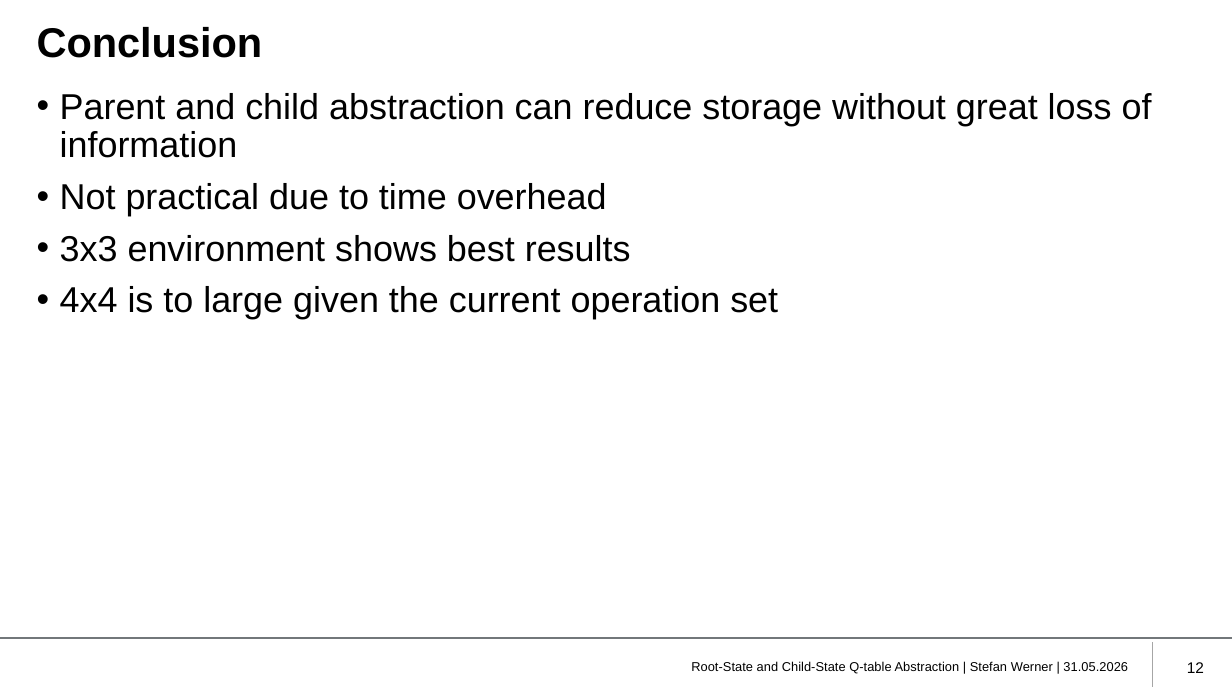
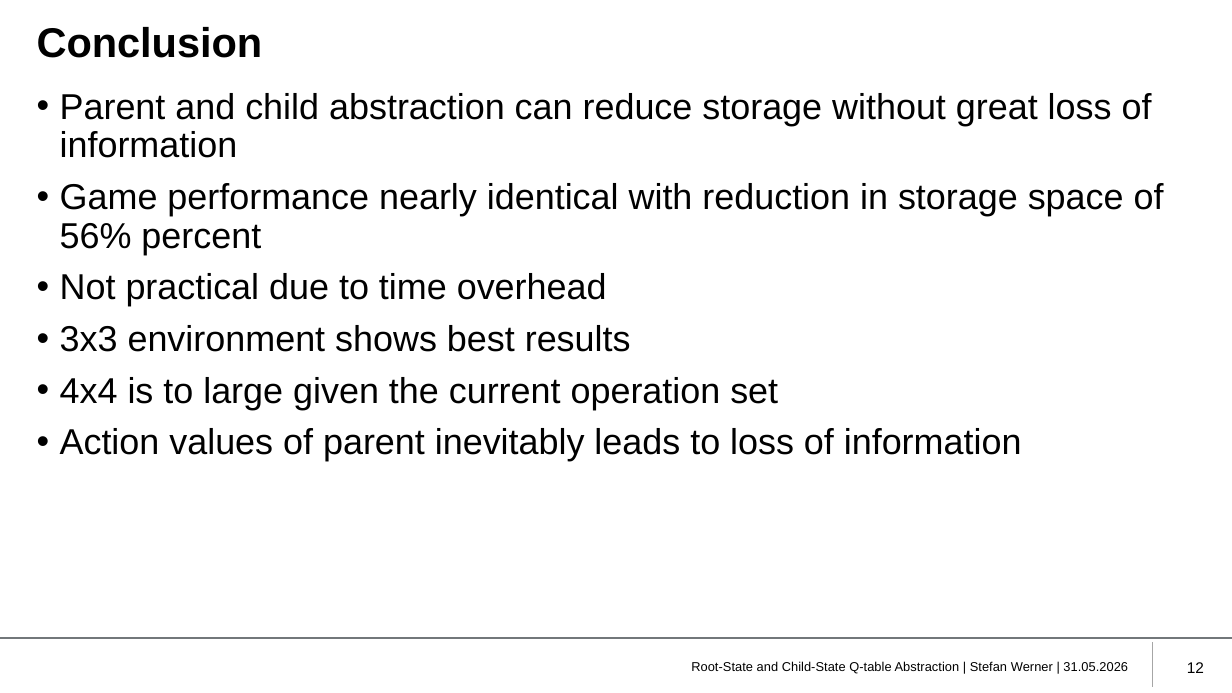
Before and after one commit to RxndyOG/BachelorsThesisStateAbstractionStefanWerner, a slide deck: slide 12 of Thesis/Development of a root-state and child-state abstraction algorithm.pptx. Drawn at 1232x693 pixels with LibreOffice and Linux fonts; fonts in the diff are those of the drawing; background and template pictures are left out. Boxes give left, top, right and bottom in pixels: in the first picture for what was removed or moved away, otherwise in the second. Text is boxed around its words. In the diff, an @@ line names an element or a change of style, - is before the commit and + after.

```diff
--- a/Thesis/Development of a root-state and child-state abstraction algorithm.pptx
+++ b/Thesis/Development of a root-state and child-state abstraction algorithm.pptx
@@ text at (x1=60, y1=183, x2=1164, y2=255): paragraph added @@
+• Game performance nearly identical with reduction in storage space of 56% percent
@@ text at (x1=60, y1=428, x2=1022, y2=461): paragraph added @@
+• Action values of parent inevitably leads to loss of information
```
Also in this commit, not shown: 7 other slides changed, 1 slide added, 6 other files.
